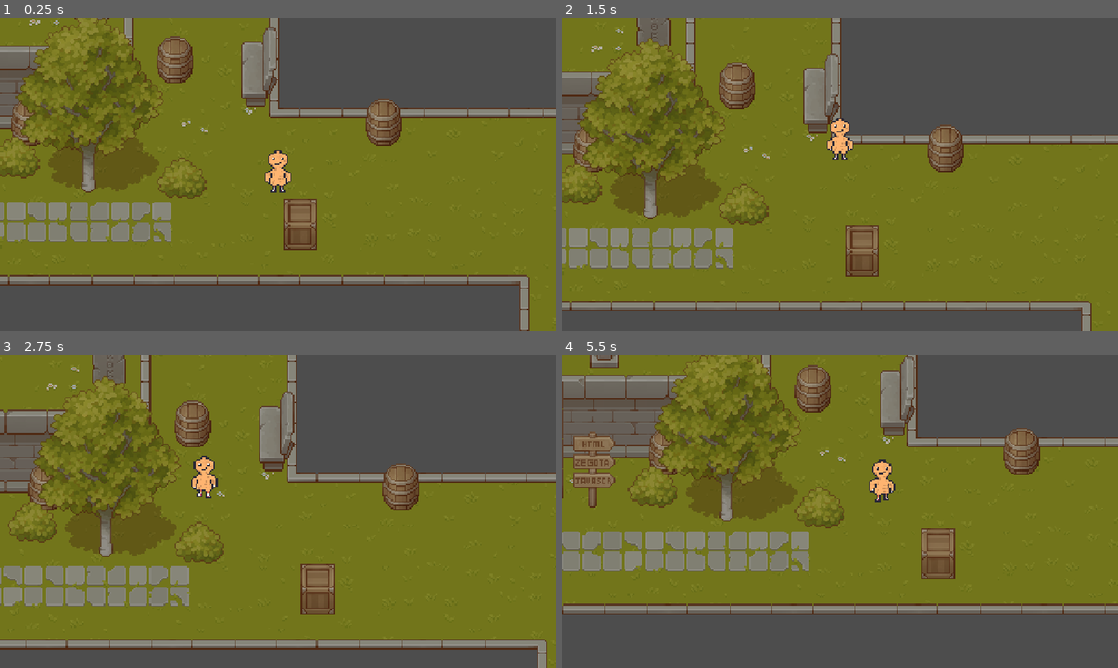
Above: before the commit, frames 1-4 (two rows, left to right).
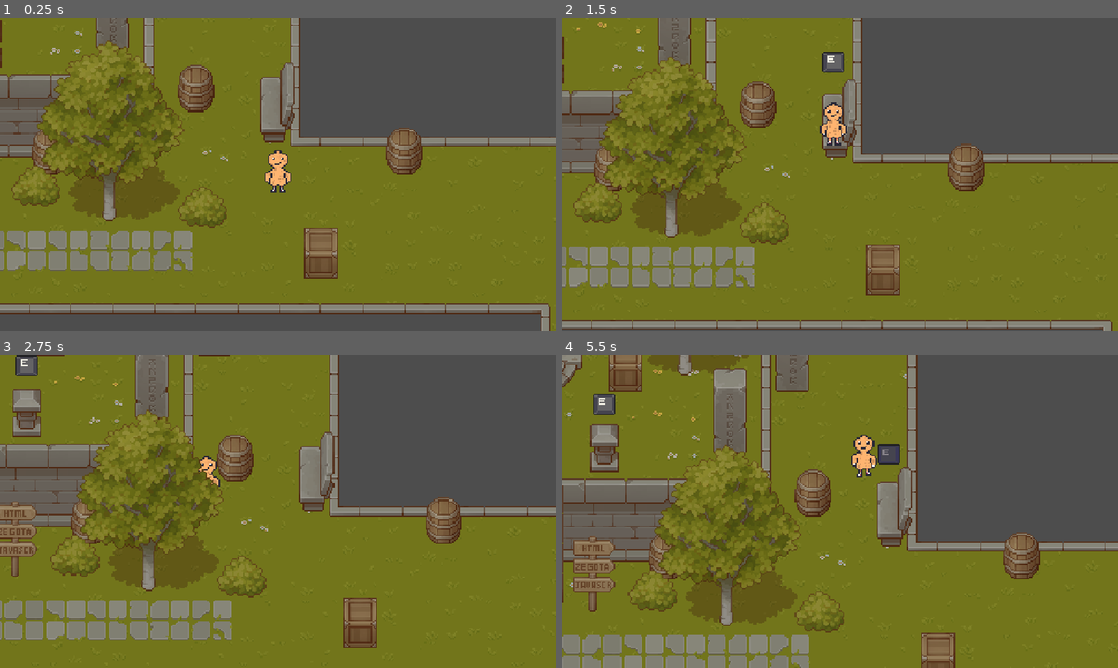
Above: after the commit, the same moments.

Repository: amendoa657/JogoFront
Game: Godot game, scene res://Scenes/mainScene.tscn
The game is run twice, just before and just after one commit, with the same random seed, the same clock (stepped at 60 frames per second) and the same inputs.
Inputs:
- Up to frame 1 (0.25 s): no input
- Up to frame 2 (1.5 s): tap Enter at 0.5 s; hold E (ui_interact, bound only after the commit) 0.53-1.28 s; hold Up (ui_up) from 0.53 s (still down); tap E (ui_interact, bound only after the commit) at 1.35 s
- Up to frame 3 (2.75 s): release Up (ui_up) at 2.03 s; hold Left (ui_left) from 2.03 s (still down); hold E (ui_interact, bound only after the commit) from 2.03 s (still down)
- Up to frame 4 (5.5 s): release E (ui_interact, bound only after the commit) at 2.78 s; tap E (ui_interact, bound only after the commit) at 2.85, 4.35 s; release Left (ui_left) at 3.53 s; hold Down (ui_down) 3.53-4.28 s; hold E (ui_interact, bound only after the commit) 3.53-4.28 s; hold Right (ui_right) 4.28-5.03 s; hold Up (ui_up) from 5.03 s (still down); hold E (ui_interact, bound only after the commit) from 5.03 s (still down)

The runs differ from the first frame. In frame 1, 39% of the frame differs, in the area x 0-100%, y 0-100%; in frame 2, 34%; in frame 3, 44%; in frame 4, 64%.

Commit message:
Update 1.1
-Add bancos sentaveis
-Melhora da colisao dos tilesets
-Objetos interativos deixaram de fazer parte do tileset

Diff:
--- /dev/null
+++ b/Scenes/banco_direita.tscn
@@ -0,0 +1,58 @@
+[gd_scene load_steps=9 format=3 uid="uid://rytsc8q4l1wm"]
+
+[ext_resource type="Script" uid="uid://ww6if45b2tvr" path="res://Scripts/banco_direita.gd" id="1_hk42s"]
+[ext_resource type="Texture2D" uid="uid://njrejnb50png" path="res://Sprites/bancos/bancoDireita.png" id="2_dbyrf"]
+[ext_resource type="Texture2D" uid="uid://de0nf5u0kqh4j" path="res://Sprites/keyE/fe6e22b6-42db-428a-ba15-528376287536.png" id="3_qmm4e"]
+[ext_resource type="Texture2D" uid="uid://cem6x6482xqgd" path="res://Sprites/keyE/ac6bfa04-0348-43ed-80e4-4a39874762c5.png" id="4_px47y"]
+[ext_resource type="Script" uid="uid://c371vcjni1klt" path="res://Scripts/bind_interacao.gd" id="5_kclxy"]
+
+[sub_resource type="SpriteFrames" id="SpriteFrames_3qfsu"]
+animations = [{
+"frames": [{
+"duration": 1.0,
+"texture": ExtResource("3_qmm4e")
+}, {
+"duration": 1.0,
+"texture": ExtResource("4_px47y")
+}],
+"loop": true,
+"name": &"default",
+"speed": 0.0
+}]
+
+[sub_resource type="RectangleShape2D" id="RectangleShape2D_45spp"]
+size = Vector2(17.375, 38.5)
+
+[sub_resource type="RectangleShape2D" id="RectangleShape2D_he253"]
+size = Vector2(48, 79)
+
+[node name="bancoDireita" type="StaticBody2D"]
+z_index = 2
+y_sort_enabled = true
+script = ExtResource("1_hk42s")
+
+[node name="BancoDireita" type="Sprite2D" parent="."]
+position = Vector2(4.5, -5.5)
+texture = ExtResource("2_dbyrf")
+
+[node name="bindInteracao" type="AnimatedSprite2D" parent="."]
+visible = false
+z_index = 99
+position = Vector2(0, -47)
+sprite_frames = SubResource("SpriteFrames_3qfsu")
+script = ExtResource("5_kclxy")
+amplitude = 2.0
+speed = 4.0
+
+[node name="CollisionShape2D" type="CollisionShape2D" parent="."]
+position = Vector2(-0.1875, 4.25)
+shape = SubResource("RectangleShape2D_45spp")
+
+[node name="Area2D" type="Area2D" parent="."]
+
+[node name="CollisionShape2D" type="CollisionShape2D" parent="Area2D"]
+position = Vector2(-5, -1)
+shape = SubResource("RectangleShape2D_he253")
+
+[connection signal="body_entered" from="Area2D" to="." method="_on_area_2d_body_entered"]
+[connection signal="body_exited" from="Area2D" to="." method="_on_area_2d_body_exited"]
--- a/Scenes/mainScene.tscn
+++ b/Scenes/mainScene.tscn
@@ -16,6 +16,7 @@
 [ext_resource type="Texture2D" uid="uid://neg7ibptai8i" path="res://Sprites/TX Tileset Wall.png" id="5_mhr8t"]
 [ext_resource type="Texture2D" uid="uid://phhxt4gf4ddx" path="res://Sprites/TX Shadow Plant.png" id="5_uvydw"]
 [ext_resource type="Texture2D" uid="uid://dx1flu6qi26vx" path="res://Sprites/TX Plant.png" id="6_l0d1b"]
+[ext_resource type="PackedScene" uid="uid://rytsc8q4l1wm" path="res://Scenes/banco_direita.tscn" id="7_ekaqe"]
 [ext_resource type="Texture2D" uid="uid://bw3mbq2tsimxc" path="res://Sprites/placa.png" id="10_l0d1b"]
 [ext_resource type="Texture2D" uid="uid://bs8qksbfb0c02" path="res://Sprites/placaCpp.png" id="11_w8a2l"]
 [ext_resource type="Texture2D" uid="uid://cqr02wnmxeql1" path="res://Sprites/placaNova.png" id="18_ekaqe"]
@@ -4721,6 +4722,9 @@
 amplitude = 2.0
 speed = 4.0
 
+[node name="bancoDireita" parent="." instance=ExtResource("7_ekaqe")]
+position = Vector2(844, 403)
+
 [node name="TileMaps" type="Node2D" parent="."]
 y_sort_enabled = true
 
@@ -4749,7 +4753,7 @@
 z_index = 2
 y_sort_enabled = true
 position = Vector2(-14, -24)
-tile_map_data = PackedByteArray("AAAnABYAAgAcAAcAAAAfABYAAgA …(224 unchanged characters)… KAAkAAAA7ABsAAgAKAAkAAAAbABwAAgASAAEAAAA1ABgAAgAYAAAAAAATABgAAgAYAAYAAAA=")
+tile_map_data = PackedByteArray("AAAnABYAAgAcAAcAAAAfABYAAgA …(224 unchanged characters)… KAAkAAAA7ABsAAgAKAAkAAAAbABwAAgASAAEAAAATABgAAgAYAAYAAAA=")
 tile_set = SubResource("TileSet_uu6ay")
 y_sort_origin = 15
 
@@ -4770,7 +4774,7 @@
 [node name="Player" parent="." instance=ExtResource("1_yyxd1")]
 z_index = 2
 y_sort_enabled = true
-position = Vector2(865, 474)
+position = Vector2(849, 452)
 
 [node name="Camera2D" type="Camera2D" parent="Player"]
 position = Vector2(0, 1)
--- /dev/null
+++ b/Scripts/banco_direita.gd
@@ -0,0 +1,27 @@
+extends StaticBody2D
+
+
+var playerDentro = false
+
+signal player_sit(player)
+
+func _process(delta: float) -> void:
+	if(Input.is_action_pressed("ui_interact")):
+		$bindInteracao.frame=1
+	else:
+		$bindInteracao.frame=0
+
+func _on_area_2d_body_entered(body: Node2D) -> void:
+	if(body.name=="Player"):
+		$bindInteracao.visible=true
+		body.connect("interact", Callable(self, "_on_player_interact"))
+		connect("player_sit", Callable(body, "_on_bench_player_sit"))
+
+
+func _on_area_2d_body_exited(body: Node2D) -> void:
+	if(body.name=="Player"):
+		$bindInteracao.visible=false
+		playerDentro=false
+
+func _on_player_interact(player):
+	emit_signal("player_sit", self)
--- a/Scripts/mostra_tutorial.gd
+++ b/Scripts/mostra_tutorial.gd
@@ -1,11 +1,20 @@
 extends Area2D
+
+var playerDentro = false
+
+
+func _process(delta: float) -> void:
+	pass
+
 
 
 func _on_body_entered(body: Node2D) -> void:
 	if(body.name=="Player"):
 		$bindInteracao.visible=true
+		playerDentro=true
 
 
 func _on_body_exited(body: Node2D) -> void:
 	if(body.name=="Player"):
 		$bindInteracao.visible=false
+		playerDentro=false
--- a/character_body_2d.gd
+++ b/character_body_2d.gd
@@ -1,14 +1,15 @@
 extends CharacterBody2D
 
 @export var speed = 100
+var sentado=false
+var bancoAtual=null
+var posicaoAntesDeSentar=0
+var movimentacaoHabilitada=true
 
-# Called when the node enters the scene tree for the first time.
-func _ready() -> void:
-	pass # Replace with function body.
+signal interact(player)
 
 
-# Called every frame. 'delta' is the elapsed time since the previous frame.
-func _process(delta: float) -> void:
+func movimentacao():
 	var movDir = Vector2(
 		Input.get_action_raw_strength("ui_right")-Input.get_action_raw_strength("ui_left"),
 		Input.get_action_raw_strength("ui_down")-Input.get_action_raw_strength("ui_up")
@@ -18,8 +19,27 @@
 
 	move_and_slide()
 
+func _process(delta: float) -> void:
+	if(movimentacaoHabilitada):
+		movimentacao()
+
 	if(velocity!=Vector2(0,0)):
 		$AnimatedSprite2D.play()
 	else:
 		$AnimatedSprite2D.stop()
 		$AnimatedSprite2D.frame=0
+
+	if(Input.is_action_just_pressed("ui_interact")):
+		emit_signal("interact", self)
+
+
+func _on_bench_player_sit(bench):
+	sentado = not sentado
+	print("sentado eh ", sentado)
+	print("Sentei no banco:", bench.name)
+	if(sentado):
+		self.global_position=bench.global_position
+		movimentacaoHabilitada=false
+	else:
+		movimentacaoHabilitada=true
+		self.global_position = Vector2(bench.global_position.x-10, bench.global_position.y)
--- a/project.godot
+++ b/project.godot
@@ -54,6 +54,12 @@
 , Object(InputEventKey,"resource_local_to_scene":false,"resource_name":"","device":-1,"window_id":0,"alt_pressed":false …(183 unchanged characters)…
 ]
 }
+ui_interact={
+"deadzone": 0.2,
+"events": [Object(InputEventKey,"resource_local_to_scene":false,"resource_name":"","device":-1,"window_id":0,"alt_pressed":false,"shift_pressed":false,"ctrl_pressed":false,"meta_pressed":false,"pressed":false,"keycode":0,"physical_keycode":69,"key_label":0,"unicode":101,"location":0,"echo":false,"script":null)
+, Object(InputEventKey,"resource_local_to_scene":false,"resource_name":"","device":-1,"window_id":0,"alt_pressed":false,"shift_pressed":false,"ctrl_pressed":false,"meta_pressed":false,"pressed":false,"keycode":0,"physical_keycode":4194309,"key_label":0,"unicode":0,"location":0,"echo":false,"script":null)
+]
+}
 
 [layer_names]
 
Not shown: 1 places in Scenes/mainScene.tscn that only renumber resources
Not shown, added: Scripts/banco_direita.gd.uid
Binary file removed: Sprites/amendoa1.png
Binary file removed: Sprites/amendoa2.png
Not shown, removed: Sprites/amendoa2.png.import
Binary file removed: Sprites/amendoa3.png
Not shown, removed: Sprites/amendoa3.png.import
Binary file removed: Sprites/amendoa4.png
Not shown, removed: Sprites/amendoa4.png.import
Binary file added: Sprites/bancos/bancoDireita.png
Not shown, changed: Sprites/bancos/bancoDireita.png.import
